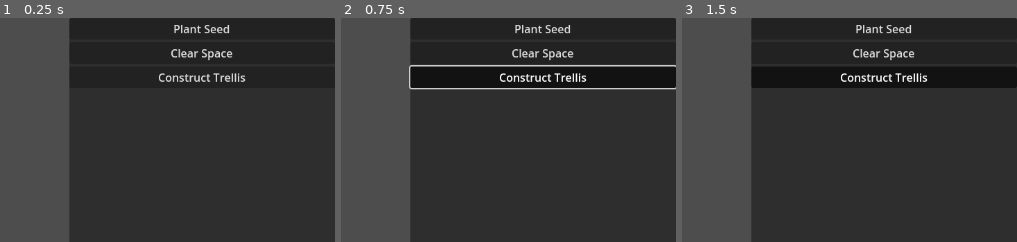
Above: before the commit, frames 1-3 (left to right).
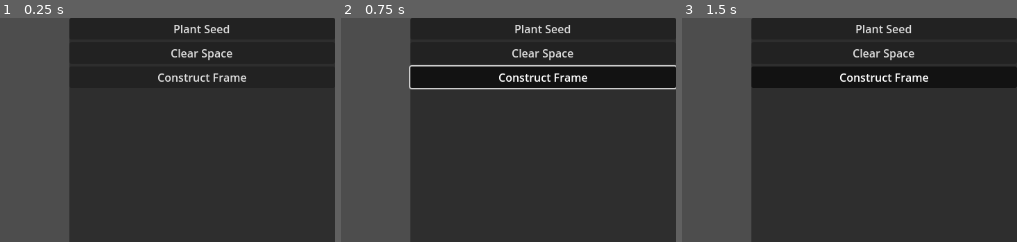
Above: after the commit, the same moments.

Repository: tylercchase/agricraft_godot
Game: Godot game, scene res://src/main.tscn
The game is run twice, just before and just after one commit, with the same random seed, the same clock (stepped at 60 frames per second) and the same inputs. The engine's default icon, where the game draws it, is replaced by a stand-in: a white triangle on a blue panel in a dark square.
Inputs (mouse positions are % of the whole screen's width and height, from its top left):
- Up to frame 1 (0.25 s): no input
- Up to frame 2 (0.75 s): click "Construct Trellis" (after the commit: "Construct Frame") at 0.5 s
- Up to frame 3 (1.5 s): click (4, 25) at 1.25 s
The pictures show only the part of the screen within x 50-100%, y 0-50%; the shares and areas given below are measured in that part.

The runs differ from the first frame. In frame 1, 0.6% of the frame differs, in the area x 47-74%, y 24-29%; in frame 2, 0.6%; in frame 3, 0.6%.

Commit message:
feat: inheritance working

Diff:
--- a/src/main.tscn
+++ b/src/main.tscn
@@ -189,9 +189,10 @@
 plant_grid_container = NodePath("../HBoxContainer/PlantGridContainer")
 plant_manager = NodePath("../PlantManager")
 
-[node name="PlantGrowthManager" type="Node" parent="." node_paths=PackedStringArray("plant_grid_container")]
+[node name="PlantGrowthManager" type="Node" parent="." node_paths=PackedStringArray("plant_grid_container", "plant_manager")]
 script = ExtResource("5_fyndt")
 plant_grid_container = NodePath("../HBoxContainer/PlantGridContainer")
+plant_manager = NodePath("../PlantManager")
 
 [node name="PlantManager" type="Node" parent="." node_paths=PackedStringArray("plant_grid_container", "inventory_manager")]
 script = ExtResource("6_kmhfv")
--- a/src/managers/plant_growth_manager.gd
+++ b/src/managers/plant_growth_manager.gd
@@ -5,21 +5,109 @@
 
 @export var plant_grid_container: PlantGridContainer
 
+@export var plant_manager: PlantManager
 
 var timer: Timer
 
 func _ready() -> void:
-	timer = Timer.new()
-	timer.autostart = false
-	add_child(timer)
-	timer.start(1)
-	timer.timeout.connect(_on_timer_check)
+    timer = Timer.new()
+    timer.autostart = false
+    add_child(timer)
+    timer.start(1)
+    timer.timeout.connect(_on_timer_check)
 
 
 func filter_boxes(box: PlantBox):
-	return box.has_plant() # change future to consider more stuff
+    return box.has_plant() # change future to consider more stuff
+
+func filter_trellis(box: PlantBox):
+    return box.trellis
 
 func _on_timer_check():
-	var plants_with_stuff: Array[PlantBox] = plant_grid_container.boxes.filter(filter_boxes)
-	for plant_box in plants_with_stuff:
-		plant_box.update_progress()
+    var plants_with_stuff: Array[PlantBox] = plant_grid_container.boxes.filter(filter_boxes)
+    for plant_box in plants_with_stuff:
+        plant_box.update_progress()
+    var trellises: Array[PlantBox] = plant_grid_container.boxes.filter(filter_trellis)
+    for trellis in trellises:
+        check_valid_trellis(trellis.id)
+
+func check_valid_trellis(box_id):
+    # in the future possible mutations could include multi part plant setups
+    # maybe define in resources of Plants
+
+    # for now just go with basic cardinal directions
+    var left_plant: PlantBox = plant_grid_container.get_box_offset(box_id, 0, -1)
+    var right_plant: PlantBox = plant_grid_container.get_box_offset(box_id, 0, 1)
+    var up_plant: PlantBox = plant_grid_container.get_box_offset(box_id, -1, 0)
+    var down_plant: PlantBox = plant_grid_container.get_box_offset(box_id, 1, 0)
+
+
+    if up_plant && up_plant.plant_resource == null && down_plant && down_plant.plant_resource == null:
+        if left_plant && left_plant.plant_resource && right_plant && right_plant.plant_resource && left_plant.harvestable && right_plant.harvestable:
+            create_child_plant(box_id, [left_plant.plant_resource, right_plant.plant_resource])
+    elif left_plant && left_plant.plant_resource == null && right_plant && right_plant.plant_resource == null:
+        if up_plant && up_plant.plant_resource && down_plant && down_plant.plant_resource && up_plant.harvestable && down_plant.harvestable:
+            create_child_plant(box_id, [up_plant.plant_resource, down_plant.plant_resource])
+
+func create_child_plant(box_id, parents: Array[Plant]):
+
+    var plant_box: PlantBox = plant_grid_container.boxes[box_id]
+    # TODO: For now just handle two parents, later possibly more?
+    var parent1 = parents[0]
+    var parent2 = parents[1]
+    if parent1.id != parent2.id: # for now only mutate plants that are the same
+        return
+    var plant_resource: Plant = parent1.duplicate()
+    var genomes = calculate_final_genomes(parent1, parent2)
+    plant_resource.dominant_gene = genomes[0]
+    plant_resource.recessive_gene = genomes[1]
+
+    print(genomes) # do something here later, probably plant it where it was
+    plant_manager.clear_space(box_id)
+    plant_manager.plant_crop(plant_resource, box_id)
+
+func calculate_final_genomes(plant1: Plant, plant2: Plant) -> Array[Plant.Genome]:
+
+    #this feels way too cumbersome, there's gotta be a better way
+    var speed_values = calc_gene(plant1.dominant_gene.speed, plant2.dominant_gene.speed, plant1.recessive_gene.speed, plant2.recessive_gene.speed)
+    var bounty_values = calc_gene(plant1.dominant_gene.bounty, plant2.dominant_gene.bounty, plant1.recessive_gene.bounty, plant2.recessive_gene.bounty)
+
+    var dominant_gene = Plant.Genome.new()
+    var recessive_gene = Plant.Genome.new()
+
+    dominant_gene.speed = speed_values[0]
+    recessive_gene.speed = speed_values[1]
+
+    dominant_gene.bounty = bounty_values[0]
+    recessive_gene.bounty = bounty_values[1]
+
+    return [dominant_gene, recessive_gene]
+
+func mutate(value):
+    var chance_to_mutate = 0.5
+    if randf() < chance_to_mutate:
+        return clamp(value+1,1,10)
+    else:
+        return value
+
+func calc_gene(d1,d2,r1,r2) -> Array:
+    # Punnett Square method inheritance with a decent change of mutating _something_
+    # probably not accurate but works for this
+
+    # example square output
+    # 7-6 with a 7-6
+    # 50% 7-6
+    # 25% 7-7
+    # 25% 6-6
+
+    # current
+    # 7-7
+    # 7-6
+    # 7-6
+    # 6-6
+    # not totally accurate but works right now
+    var possible_genes = [[d1,d2], [d1,r2], [d2, r1], [r1,r2]]
+    var selected = possible_genes.pick_random()
+    var output = selected.map(mutate)
+
+    return output
--- a/src/plant/plant.gd
+++ b/src/plant/plant.gd
@@ -19,9 +19,9 @@
 
 
 class Genome:
-    var mutation: int = 1
+    # var mutation: int = 1
     var bounty: int = 1
     var speed: int = 1
 
     func _to_string() -> String:
-        return "%d-%d-%d" % [mutation, bounty, speed]
+        return "%d-%d" % [bounty, speed]
--- a/src/plant_box/plant_box.gd
+++ b/src/plant_box/plant_box.gd
@@ -12,7 +12,7 @@
 
 @onready var label: Label = %Label
 @onready var progress_bar: ProgressBar = %ProgressBar
-
+var id
 
 func _ready() -> void:
     mouse_entered.connect(_on_mouse_enter)
--- a/src/plant_box/plant_grid_container.gd
+++ b/src/plant_box/plant_grid_container.gd
@@ -12,6 +12,7 @@
     for i in len(temp_boxes):
         boxes.append(temp_boxes[i] as PlantBox)
         boxes[i].pressed.connect(_on_box_pressed.bind(i))
+        boxes[i].id = i
 
 func _on_box_pressed(id):
     Events.emit_square_clicked(id)
@@ -20,4 +21,11 @@
     return boxes[id]
 
 func get_box_offset(id, x_offset, y_offset):
-    pass
+    var current_x = id / width
+    var current_y = (id % height)
+    var new_x = current_x + x_offset
+    var new_y = current_y + y_offset
+    if new_x < 0 || new_x > height - 1:
+        if new_y < 0 || new_y > width - 1:
+            return null
+    return boxes[new_x * width + new_y]
--- a/src/sidebar/sidebar_menu.tscn
+++ b/src/sidebar/sidebar_menu.tscn
@@ -31,7 +31,7 @@
 unique_name_in_owner = true
 layout_mode = 2
 toggle_mode = true
-text = "Construct Trellis"
+text = "Construct Frame"
 
 [node name="InventoryContainer" parent="VBoxContainer" instance=ExtResource("2_vqytk")]
 unique_name_in_owner = true
--- a/src/tooltip/seed_tooltip.gd
+++ b/src/tooltip/seed_tooltip.gd
@@ -9,5 +9,5 @@
     %DBountyLabel.text = str(data.dominant_gene.bounty)
     %RBountyLabel.text = str(data.recessive_gene.bounty)
 
-    %DMutabilityLabel.text = str(data.dominant_gene.mutation)
-    %RMutabilityLabel.text = str(data.recessive_gene.mutation)
+    # %DMutabilityLabel.text = str(data.dominant_gene.mutation)
+    # %RMutabilityLabel.text = str(data.recessive_gene.mutation)
--- a/src/tooltip/seed_tooltip.tscn
+++ b/src/tooltip/seed_tooltip.tscn
@@ -82,6 +82,7 @@
 text = "1"
 
 [node name="GenomePart3" type="HBoxContainer" parent="MarginContainer/VBoxContainer/GenomesContainer/MarginContainer/GenomeContainer"]
+visible = false
 layout_mode = 2
 size_flags_vertical = 3
 
@@ -146,6 +147,7 @@
 text = "1"
 
 [node name="GenomePart3" type="HBoxContainer" parent="MarginContainer/VBoxContainer/GenomesContainer/MarginContainer2/GenomeContainer"]
+visible = false
 layout_mode = 2
 size_flags_vertical = 3
 alignment = 2
--- a/src/tooltip/tooltip.tscn
+++ b/src/tooltip/tooltip.tscn
@@ -13,11 +13,4 @@
 plant_tooltip_scene = ExtResource("1_1p4jw")
 
 [node name="SeedTooltipContainer" parent="." instance=ExtResource("1_1p4jw")]
-layout_mode = 0
-anchors_preset = 0
-anchor_right = 0.0
-anchor_bottom = 0.0
-offset_right = -29.0
-offset_bottom = -93.0
-grow_horizontal = 1
-grow_vertical = 1
+layout_mode = 1
